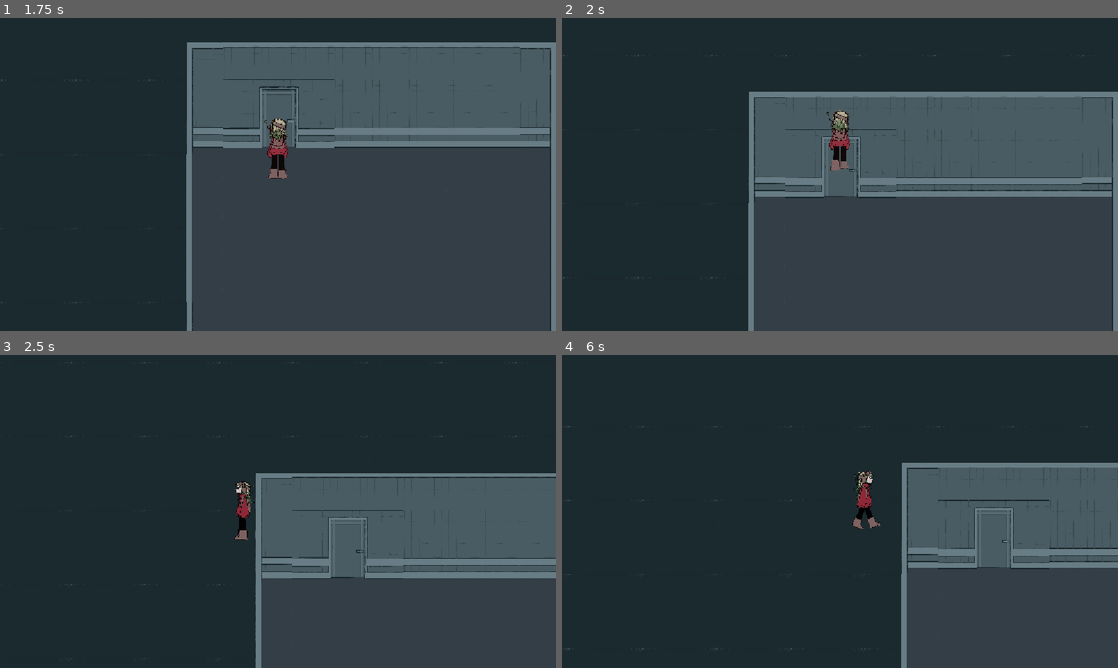
Above: before the commit, frames 1-4 (two rows, left to right).
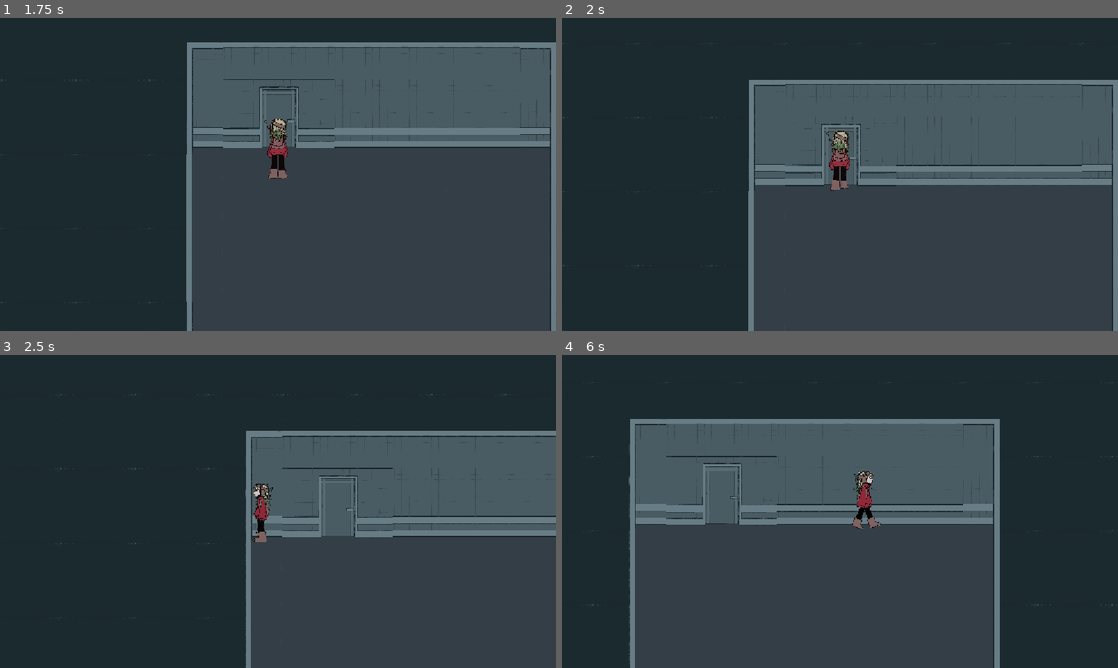
Above: after the commit, the same moments.

Repository: Jiwwie/gymnasiearbete
Game: Godot game, scene res://scenes/rooms/hallway.tscn
The game is run twice, just before and just after one commit, with the same random seed, the same clock (stepped at 60 frames per second) and the same inputs. This scene is started directly instead of the project's main scene.
Inputs:
- Up to frame 1 (1.75 s): tap Enter (ui_accept) at 0.5, 0.77, 1.52 s; hold W (move_up) from 0.53 s (still down); tap E (interact) at 0.6, 1.35 s
- Up to frame 2 (2 s): keep holding W (move_up)
- Up to frame 3 (2.5 s): release W (move_up) at 2.03 s; hold A (move_left) from 2.03 s (still down); tap E (interact) at 2.1 s
- Up to frame 4 (6 s): tap E (interact) every 0.75 s from 2.85 to 5.85 s; tap Enter (ui_accept) at 3.02, 3.77, 4.52 s; release A (move_left) at 3.53 s; hold S (move_down) 3.53-4.28 s; hold D (move_right) 4.28-5.03 s; hold W (move_up) 5.03-5.78 s; hold D (move_right) from 5.78 s (still down)

Frame 1 is identical in both runs. In frame 2, 8.2% of the frame differs, in the area x 0-100%, y 8-84%; in frame 3, 19%; in frame 4, 30%, in the area x 1-100%, y 8-100%.

Commit message:
Add collision polygons to hallway tileset
Defined physics_layer_0 polygon points for multiple tiles in the hallway.tres tileset, enabling collision detection. Also set the collision layer for physics_layer_0 to 1 to ensure proper interaction with the physics engine.

Diff:
--- a/assets/tilemaps/tilesets/hallway.tres
+++ b/assets/tilemaps/tilesets/hallway.tres
@@ -6,71 +6,135 @@
 texture = ExtResource("1_lxm3f")
 texture_region_size = Vector2i(64, 64)
 1:4/0 = 0
+1:4/0/physics_layer_0/polygon_0/points = PackedVector2Array(-32, -32, -32, -22.01448, 32, -22.01448, 32, -32)
 1:3/0 = 0
+1:3/0/physics_layer_0/polygon_0/points = PackedVector2Array(-32, -32, 32, -32, 32, 32, -32, 32)
 1:2/0 = 0
+1:2/0/physics_layer_0/polygon_0/points = PackedVector2Array(-32, -32, -32, 32, 32, 32, 32, -32)
 1:1/0 = 0
 0:1/0 = 0
+0:1/0/physics_layer_0/polygon_0/points = PackedVector2Array(19.604599, -32, 19.784454, 32, 32, 32, 32, -32)
 0:2/0 = 0
+0:2/0/physics_layer_0/polygon_0/points = PackedVector2Array(19.192112, -32, 32, -32, 32, 32, 19.192112, 32)
 0:3/0 = 0
+0:3/0/physics_layer_0/polygon_0/points = PackedVector2Array(20.321056, -32, 20.321056, 32, 32, 32, 32, -32)
 0:4/0 = 0
+0:4/0/physics_layer_0/polygon_0/points = PackedVector2Array(19.47435, -22.01448, 32, -22.01448, 32, -32, 20.038818, -32)
 2:4/0 = 0
+2:4/0/physics_layer_0/polygon_0/points = PackedVector2Array(-32, -32, -32, -22.01448, -20.038822, -22.01448, -20.038822, -32)
 2:3/0 = 0
+2:3/0/physics_layer_0/polygon_0/points = PackedVector2Array(-20.32106, -32, -20.885536, 32, -32, 32, -32, -32)
 2:2/0 = 0
+2:2/0/physics_layer_0/polygon_0/points = PackedVector2Array(-20.885536, -32, -20.885536, 32, -32, 32, -32, -32)
 2:1/0 = 0
+2:1/0/physics_layer_0/polygon_0/points = PackedVector2Array(-20.885536, -32, -20.885536, 32, -32, 32, -32, -32)
 2:0/0 = 0
+2:0/0/physics_layer_0/polygon_0/points = PackedVector2Array(-32, 19.756584, -20.683752, 19.78446, -20.683754, 32, -32, 32)
 1:0/0 = 0
+1:0/0/physics_layer_0/polygon_0/points = PackedVector2Array(-32, 19.47435, 32, 19.543667, 32, 32, -32, 32)
 0:0/0 = 0
+0:0/0/physics_layer_0/polygon_0/points = PackedVector2Array(20.144176, 32, 20.324036, 19.6046, 32, 19.964317, 32, 32)
 3:0/0 = 0
+3:0/0/physics_layer_0/polygon_0/points = PackedVector2Array(-32, -32, -32, 32, 32, 32, 32, -32)
 3:1/0 = 0
+3:1/0/physics_layer_0/polygon_0/points = PackedVector2Array(-32, -32, 32, -32, 32, 32, -32, 32)
 3:2/0 = 0
+3:2/0/physics_layer_0/polygon_0/points = PackedVector2Array(-32, -32, -32, -22.01448, 32, -22.01448, 32, -32)
+3:2/0/physics_layer_0/polygon_1/points = PackedVector2Array(-20.603298, 32, -32, 32, -32, -32, -21.732246, -32)
 3:3/0 = 0
+3:3/0/physics_layer_0/polygon_0/points = PackedVector2Array(-20.885536, -32, -20.32106, 19.192108, 32, 20.32106, 32, 32, -32, 32, -32, -32)
 3:4/0 = 0
+3:4/0/physics_layer_0/polygon_0/points = PackedVector2Array(-32, -32, 32, -32, 32, 32, -32, 32)
 3:5/0 = 0
+3:5/0/physics_layer_0/polygon_0/points = PackedVector2Array(-32, -32, -32, -22.01448, 32, -22.01448, 32, -32)
 4:5/0 = 0
+4:5/0/physics_layer_0/polygon_0/points = PackedVector2Array(-32, -32, -32, -22.01448, 32, -22.01448, 32, -32)
 4:4/0 = 0
+4:4/0/physics_layer_0/polygon_0/points = PackedVector2Array(-32, -32, 32, -32, 32, 32, -32, 32)
 4:3/0 = 0
+4:3/0/physics_layer_0/polygon_0/points = PackedVector2Array(21.450008, -32, 21.450008, 19.756584, -32, 20.32106, -32, 32, 32, 32, 32, -32)
 4:2/0 = 0
+4:2/0/physics_layer_0/polygon_0/points = PackedVector2Array(-32, -32, -32, -22.01448, 32, -22.01448, 32, -32)
+4:2/0/physics_layer_0/polygon_1/points = PackedVector2Array(32, 32, 22.296719, 32, 22.861187, -25.965797, 32, -24.83685)
 4:1/0 = 0
+4:1/0/physics_layer_0/polygon_0/points = PackedVector2Array(-32, -32, -32, 32, 32, 32, 32, -32)
 4:0/0 = 0
+4:0/0/physics_layer_0/polygon_0/points = PackedVector2Array(-32, -32, -32, 32, 32, 32, 32, -32, -32, -32)
 5:0/0 = 0
+5:0/0/physics_layer_0/polygon_0/points = PackedVector2Array(-32, -32, 32, -32, 32, 32, -32, 32)
 6:0/0 = 0
+6:0/0/physics_layer_0/polygon_0/points = PackedVector2Array(-32, -32, 32, -32, 32, 32, -32, 32)
 7:0/0 = 0
+7:0/0/physics_layer_0/polygon_0/points = PackedVector2Array(-32, -32, 32, -32, 32, 32, -32, 32)
 8:0/0 = 0
+8:0/0/physics_layer_0/polygon_0/points = PackedVector2Array(-32, -32, 32, -32, 32, 32, -32, 32)
 8:1/0 = 0
+8:1/0/physics_layer_0/polygon_0/points = PackedVector2Array(-32, -22.01448, 22.86119, -21.450005, 22.86119, 32, 32, 32, 32, -22.01448, 32, -32, -32, -32)
 7:1/0 = 0
+7:1/0/physics_layer_0/polygon_0/points = PackedVector2Array(32, -21.450008, -20.038822, -22.01448, -21.16777, 32, -32, 32, -32, -32, 32, -32)
 6:1/0 = 0
+6:1/0/physics_layer_0/polygon_0/points = PackedVector2Array(-32, -32, 32, -32, 32, 32, -32, 32)
 5:1/0 = 0
+5:1/0/physics_layer_0/polygon_0/points = PackedVector2Array(-32, -32, 32, -32, 32, 32, -32, 32)
 5:2/0 = 0
+5:2/0/physics_layer_0/polygon_0/points = PackedVector2Array(-32, -32, -32, -22.01448, 32, -22.01448, 32, -32)
+5:2/0/physics_layer_0/polygon_1/points = PackedVector2Array(-20.603298, 32, -32, 32, -32, -32, -21.732246, -32)
 6:2/0 = 0
+6:2/0/physics_layer_0/polygon_0/points = PackedVector2Array(-32, -32, -32, -22.01448, 23.425663, -21.450008, 23.425663, 32, 32, 32, 32, -22.01448, 32, -32)
 7:2/0 = 0
+7:2/0/physics_layer_0/polygon_0/points = PackedVector2Array(-19.192112, -32, -19.756588, 32, -32, 32, -32, -32)
 8:2/0 = 0
+8:2/0/physics_layer_0/polygon_0/points = PackedVector2Array(21.450008, -32, 21.450008, 32, 32, 32, 32, -32)
 8:3/0 = 0
+8:3/0/physics_layer_0/polygon_0/points = PackedVector2Array(20.321056, -32, 18.627636, 22.01448, 32, 22.578957, 32, -32)
 7:3/0 = 0
+7:3/0/physics_layer_0/polygon_0/points = PackedVector2Array(-19.756588, -32, -18.62764, 19.756584, -32, 20.885529, -32, -32)
 6:3/0 = 0
+6:3/0/physics_layer_0/polygon_0/points = PackedVector2Array(22.578953, -32, 19.75658, 19.756584, 32, 21.450005, 32, -32)
 5:3/0 = 0
+5:3/0/physics_layer_0/polygon_0/points = PackedVector2Array(-21.450008, -32, -20.32106, 18.62764, -32, 19.756584, -32, -32)
 7:4/0 = 0
 7:5/0 = 0
 8:5/0 = 0
 8:4/0 = 0
 8:7/0 = 0
+8:7/0/physics_layer_0/polygon_0/points = PackedVector2Array(-32, -32, -32, -22.01448, 32, -22.01448, 32, -32)
 7:7/0 = 0
+7:7/0/physics_layer_0/polygon_0/points = PackedVector2Array(-32, -32, -32, -22.01448, 32, -22.01448, 32, -32)
 6:7/0 = 0
+6:7/0/physics_layer_0/polygon_0/points = PackedVector2Array(-32, -32, -32, -22.01448, 32, -22.01448, 32, -32)
 5:7/0 = 0
+5:7/0/physics_layer_0/polygon_0/points = PackedVector2Array(-32, -32, -32, -22.01448, 32, -22.01448, 32, -32)
 4:7/0 = 0
+4:7/0/physics_layer_0/polygon_0/points = PackedVector2Array(-32, -32, -32, -22.01448, 32, -22.01448, 32, -32)
 3:7/0 = 0
+3:7/0/physics_layer_0/polygon_0/points = PackedVector2Array(-32, -32, -32, -22.01448, 32, -22.01448, 32, -32)
 2:7/0 = 0
+2:7/0/physics_layer_0/polygon_0/points = PackedVector2Array(-32, -32, -32, -22.01448, 32, -22.01448, 32, -32)
 1:7/0 = 0
+1:7/0/physics_layer_0/polygon_0/points = PackedVector2Array(-32, -32, -32, -22.01448, 32, -22.01448, 32, -32)
 0:7/0 = 0
+0:7/0/physics_layer_0/polygon_0/points = PackedVector2Array(-32, -32, -32, -22.01448, 32, -22.01448, 32, -32)
 0:6/0 = 0
+0:6/0/physics_layer_0/polygon_0/points = PackedVector2Array(-32, -32, 32, -32, 32, 32, -32, 32)
 1:6/0 = 0
+1:6/0/physics_layer_0/polygon_0/points = PackedVector2Array(-32, -32, -32, 32, 32, 32, 32, -32)
 2:6/0 = 0
+2:6/0/physics_layer_0/polygon_0/points = PackedVector2Array(-32, 32, 32, 32, 32, -32, -32, -32)
 3:6/0 = 0
+3:6/0/physics_layer_0/polygon_0/points = PackedVector2Array(-32, -32, 32, -32, 32, 32, -32, 32)
 4:6/0 = 0
+4:6/0/physics_layer_0/polygon_0/points = PackedVector2Array(-32, -32, -32, 32, 32, 32, 32, -32)
 5:6/0 = 0
+5:6/0/physics_layer_0/polygon_0/points = PackedVector2Array(-32, -32, -32, 32, 32, 32, 32, -32)
 6:6/0 = 0
+6:6/0/physics_layer_0/polygon_0/points = PackedVector2Array(-32, -32, -32, 32, 32, 32, 32, -32)
 7:6/0 = 0
+7:6/0/physics_layer_0/polygon_0/points = PackedVector2Array(-32, -32, -32, 32, 32, 32, 32, -32)
 8:6/0 = 0
+8:6/0/physics_layer_0/polygon_0/points = PackedVector2Array(-32, -32, -32, 32, 32, 32, 32, -32)
 
 [resource]
 tile_size = Vector2i(64, 64)
+physics_layer_0/collision_layer = 1
 sources/0 = SubResource("TileSetAtlasSource_vvysf")
